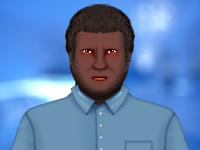
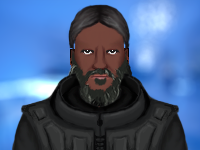
Layer changes from the first (200, 150) image to the second:
hid "shirt" over [9,84,191,150]
showed "HeavyBlackJacket" over [11,72,189,150]
hid "afro" over [65,4,135,73]
added layer "scientist #2-b" in group "Hair" over [68,4,132,49]
showed "Scrappy" over [66,47,134,112]
showed "eyes-b", painted on it over [80,47,120,58]
hid "dv_military_m2_eyes" over [77,42,122,63]
hid "softPucker" over [87,74,113,87]
showed "ka'def" over [87,73,113,84]
showed "DarkSkin1" over [73,9,126,121]
hid "square1-b" over [68,6,131,117]
